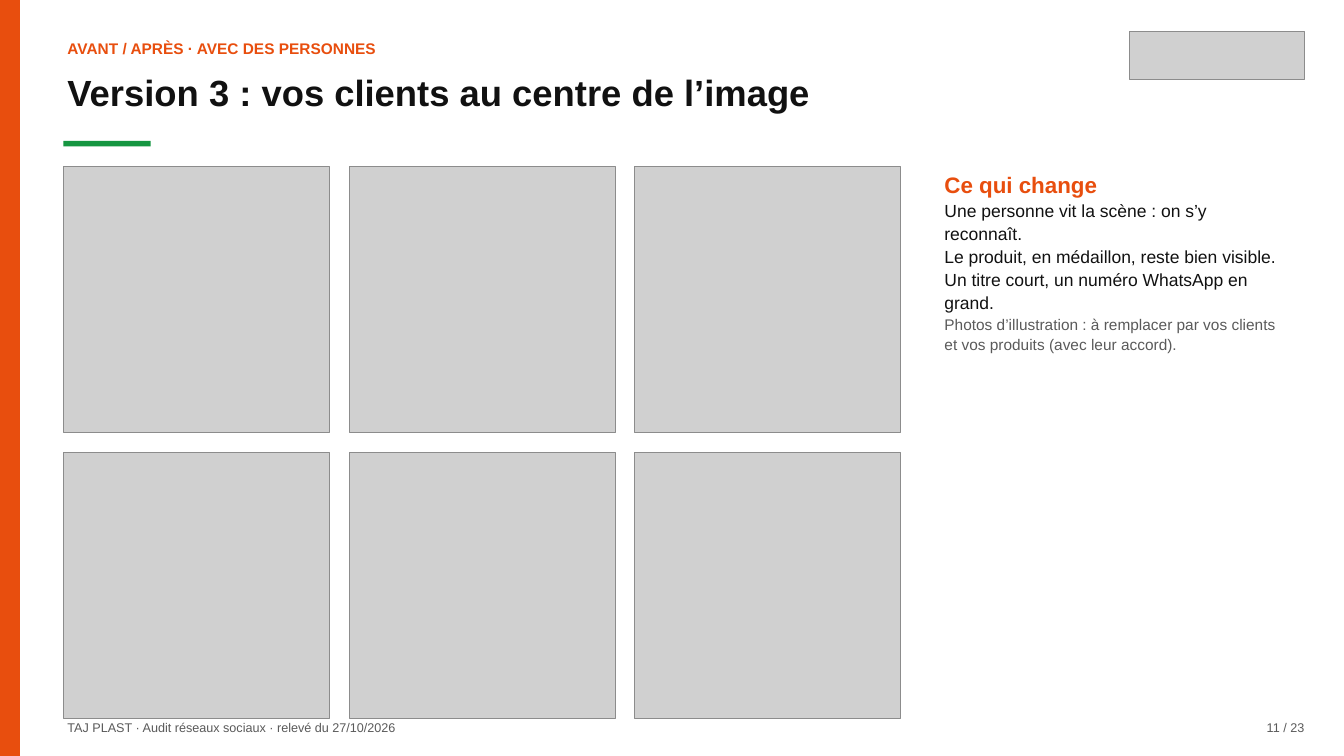
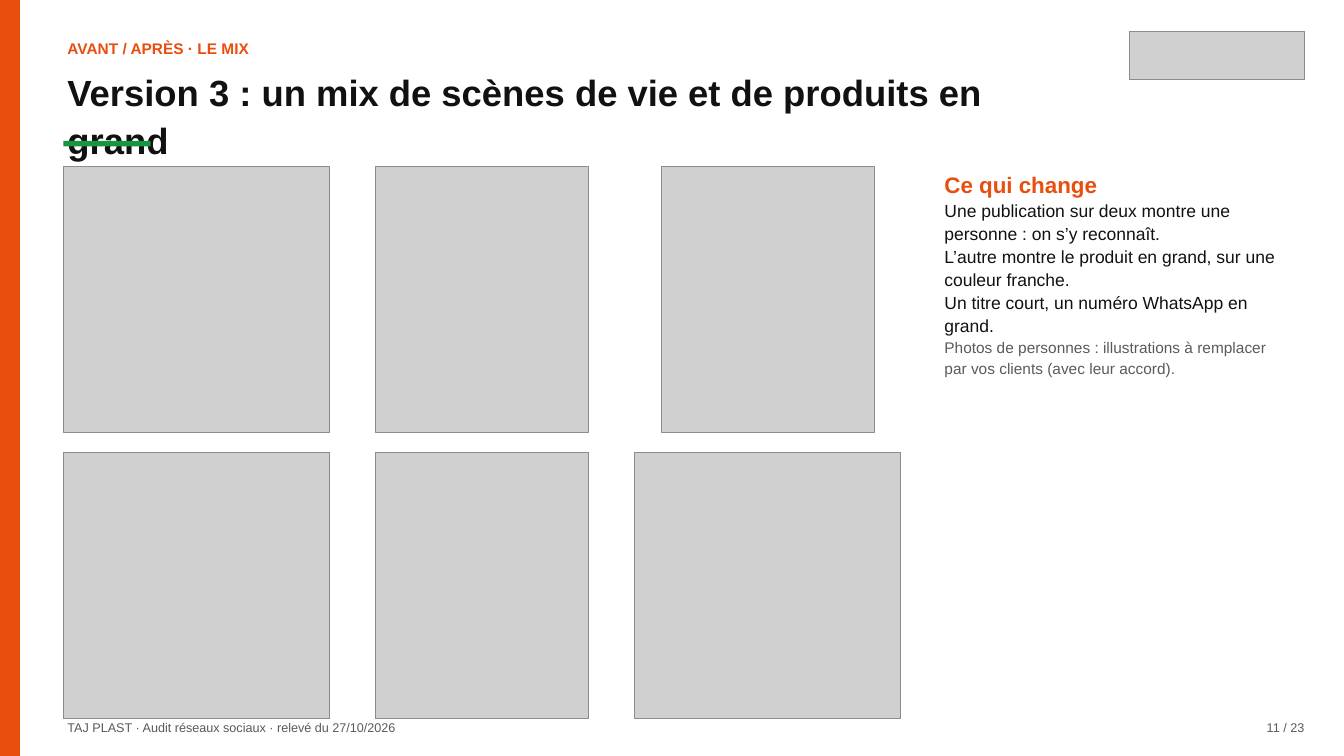
Before and after one commit to leslita06/fatima-unifood-fictif, a slide deck: slide 11 of tmp-tj/261028_tajplast_audit-reseaux-sociaux_v2.pptx. Drawn at 1344x756 pixels with LibreOffice and Linux fonts; fonts in the diff are those of the drawing; grey boxes stand for pictures. Boxes give left, top, right and bottom in pixels: in the first picture for what was removed or moved away, otherwise in the second. Text is boxed around its words. In the diff, an @@ line names an element or a change of style, - is before the commit and + after.

Commit message:
tmp

```diff
--- a/tmp-tj/261028_tajplast_audit-reseaux-sociaux_v2.pptx
+++ b/tmp-tj/261028_tajplast_audit-reseaux-sociaux_v2.pptx
@@ text at (67,42,248,54): text changed @@
-AVANT / APRÈS · AVEC DES PERSONNES
+AVANT / APRÈS · LE MIX
@@ text at (67,79,981,161): text changed @@
-Version 3 : vos clients au centre de l’image
+Version 3 : un mix de scènes de vie et de produits en grand
@@ picture: place and size @@
-picture at (349,166,615,433)
+picture at (376,166,589,433)
@@ picture: place and size @@
-picture at (635,166,901,433)
+picture at (661,166,874,433)
@@ text at (944,204,1275,286): text changed @@
-Une personne vit la scène : on s’y reconnaît.
-Le produit, en médaillon, reste bien visible.
+Une publication sur deux montre une personne : on s’y reconnaît.
+L’autre montre le produit en grand, sur une couleur franche.
@@ text at (944,341,1266,377): text changed @@
-Photos d’illustration : à remplacer par vos clients et vos produits (avec leur accord).
+Photos de personnes : illustrations à remplacer par vos clients (avec leur accord).
@@ picture: place and size @@
-picture at (349,453,615,719)
+picture at (376,453,589,719)
```
Also in this commit, not shown: 3 other slides changed.
